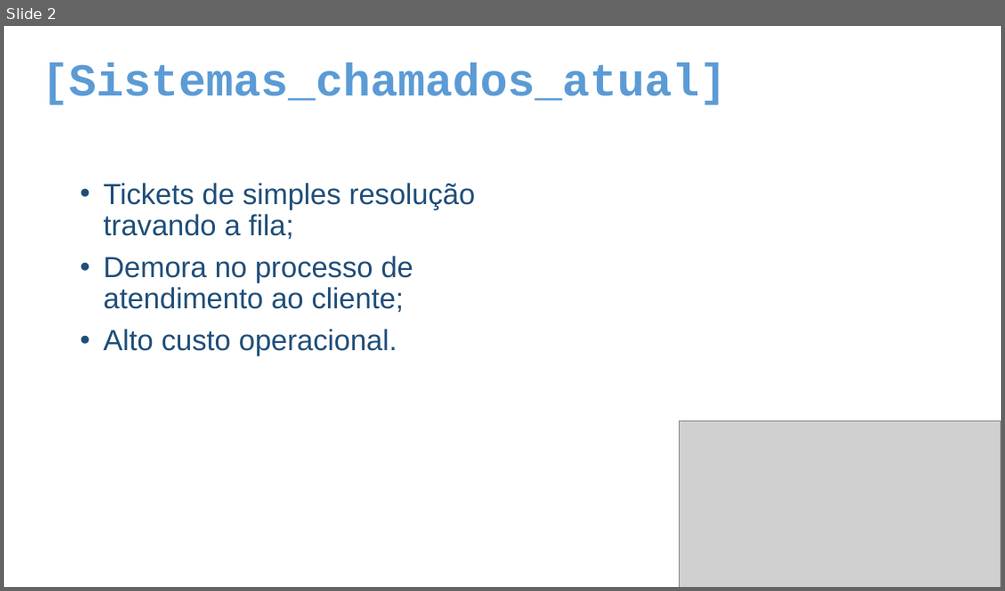
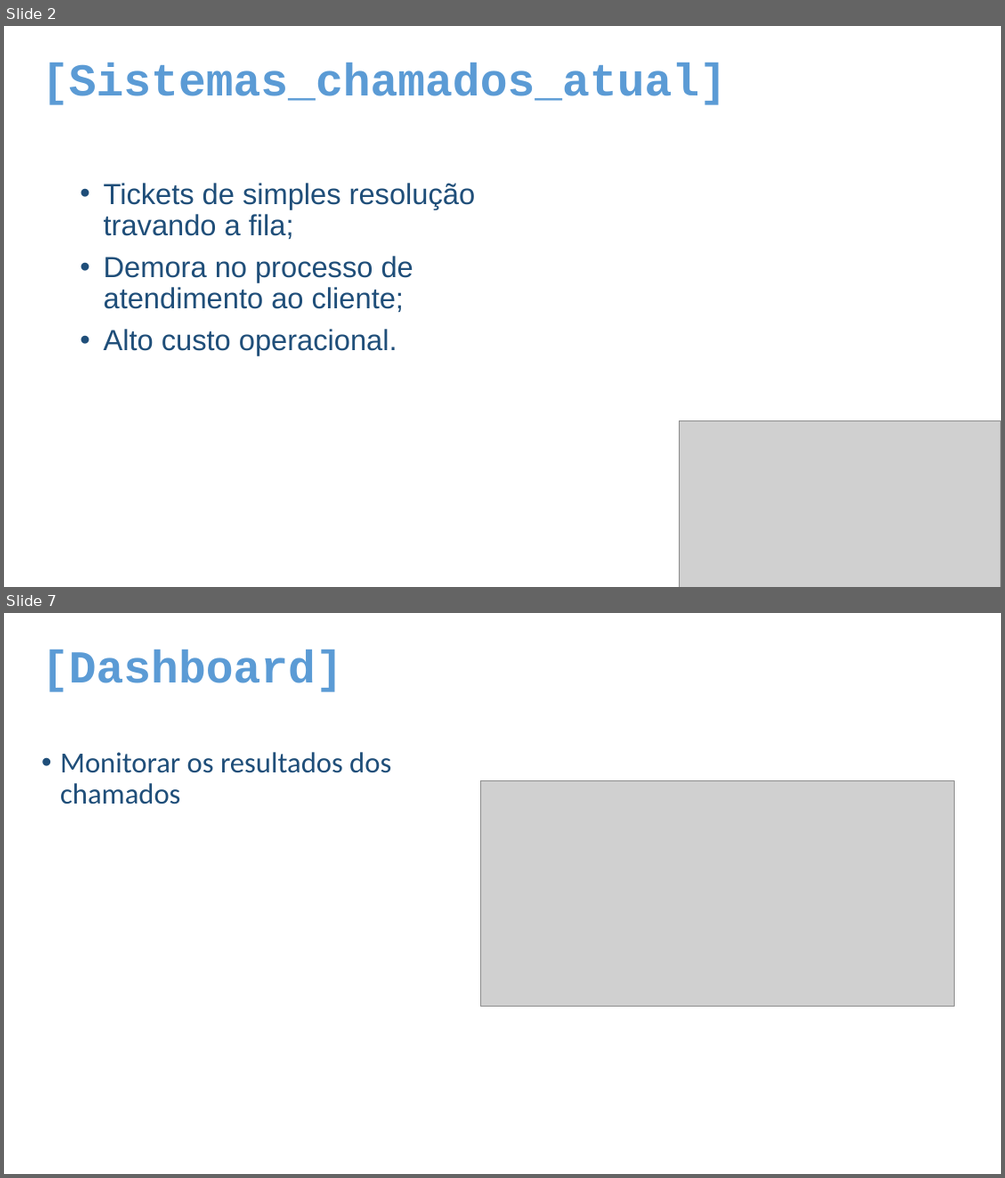
Before and after one commit to csportore-iot-senai/hackathon-febweb, a slide deck: ava-g4-hackathon-2.0.pptx. Shown one above the other, each under a label of ours: slide 2 before the commit, slides 2 and 7 after it; the slides between them are not shown. The pictures are 1005x591 and 1005x1178 pixels, drawn with LibreOffice and Linux fonts; fonts in the diff are those of the drawing; grey boxes stand for pictures. Boxes give left, top, right and bottom in pixels: in the first picture for what was removed or moved away, otherwise in the second. Text is boxed around its words. In the diff, an @@ line names an element or a change of style, - is before the commit and + after.

```diff
--- a/ava-g4-hackathon-2.0.pptx
+++ b/ava-g4-hackathon-2.0.pptx
@@ slide 7 added at <box>4,613,1001,1174</box>, background #FFFFFF @@
@@ text added at <box>41,649,343,692</box>, 44 pt, text #5B9BD5, bold @@
+[Dashboard]
@@ text added at <box>60,752,391,804</box>, 28 pt, text #1F4E79 @@
+• Monitorar os resultados dos chamados
@@ picture added at <box>480,780,954,1005</box> @@
```
Also in this commit, not shown: 1 slide changed, 5 other slides added, 7 slides removed.
